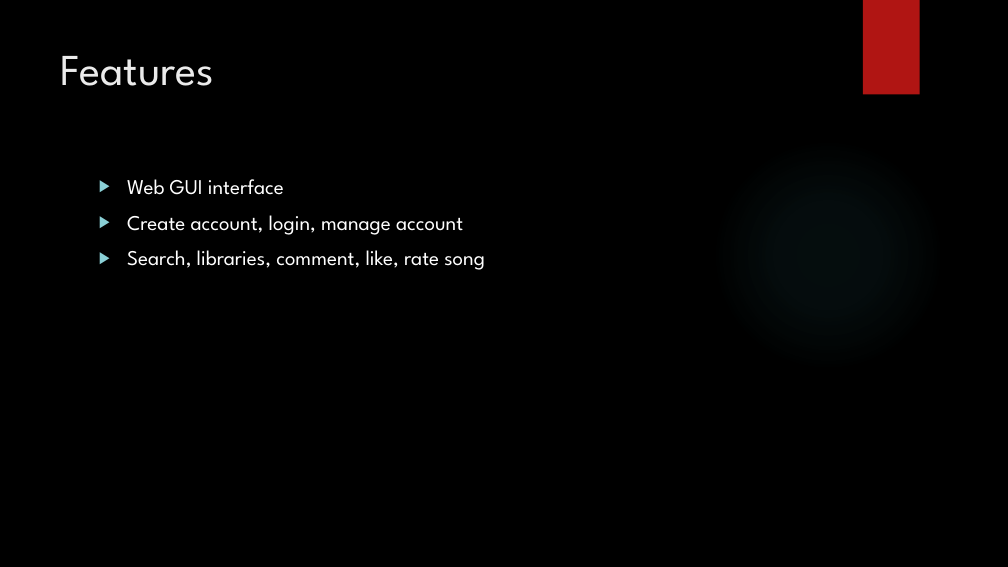
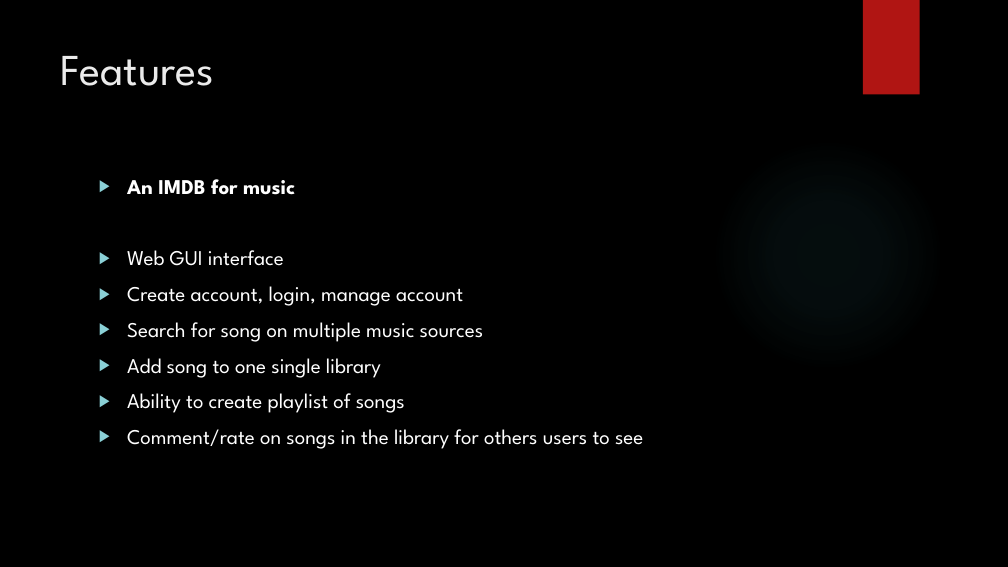
Before and after one commit to Eragon29692/CS3200, a slide deck: slide 3 of CS3200 Project - MusicDB.pptx. Drawn at 1008x567 pixels with LibreOffice and Linux fonts; fonts in the diff are those of the drawing; background and template pictures are left out. Boxes give left, top, right and bottom in pixels: in the first picture for what was removed or moved away, otherwise in the second. Text is boxed around its words. In the diff, an @@ line names an element or a change of style, - is before the commit and + after.

Commit message:
adding PP for presentation

```diff
--- a/CS3200 Project - MusicDB.pptx
+++ b/CS3200 Project - MusicDB.pptx
@@ text at box(127, 179, 295, 195): paragraph added @@
+▶ An IMDB for music
@@ text at box(127, 322, 643, 449): text changed @@
-▶ Search, libraries, comment, like, rate song
+▶ Search for song on multiple music sources
+▶ Add song to one single library
+▶ Ability to create playlist of songs
+▶ Comment/rate on songs in the library for others users to see
```
Also in this commit, not shown: 4 other slides changed, 1 slide added, 1 slide removed.
